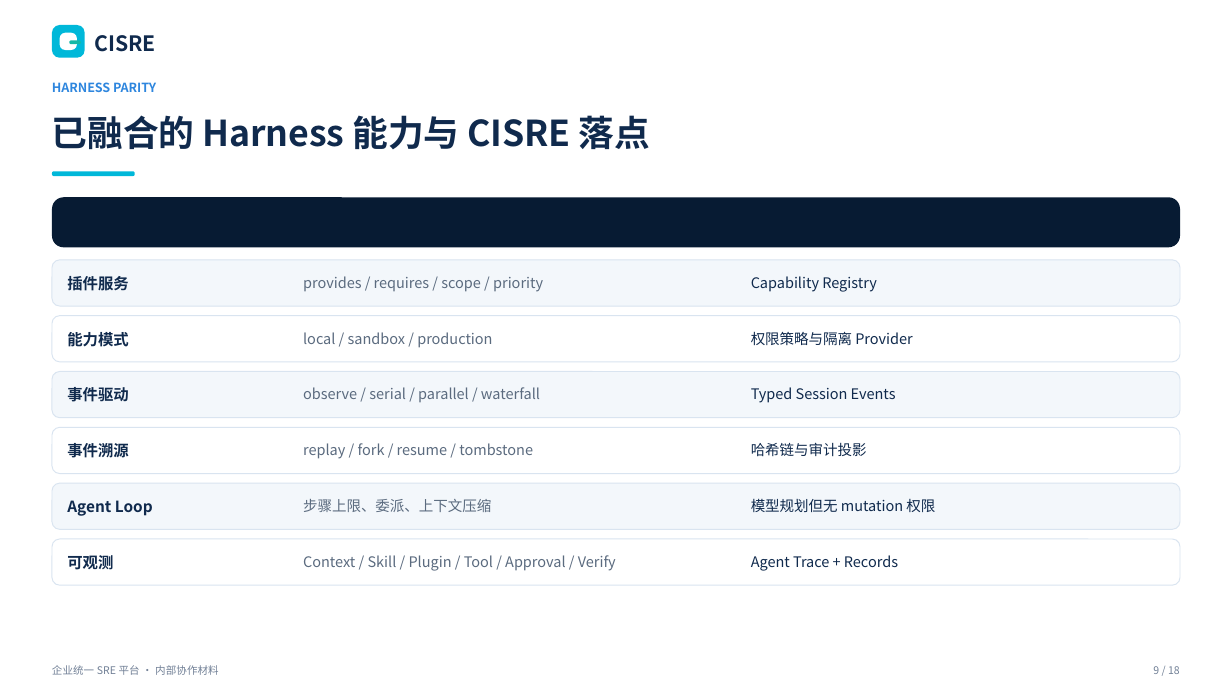
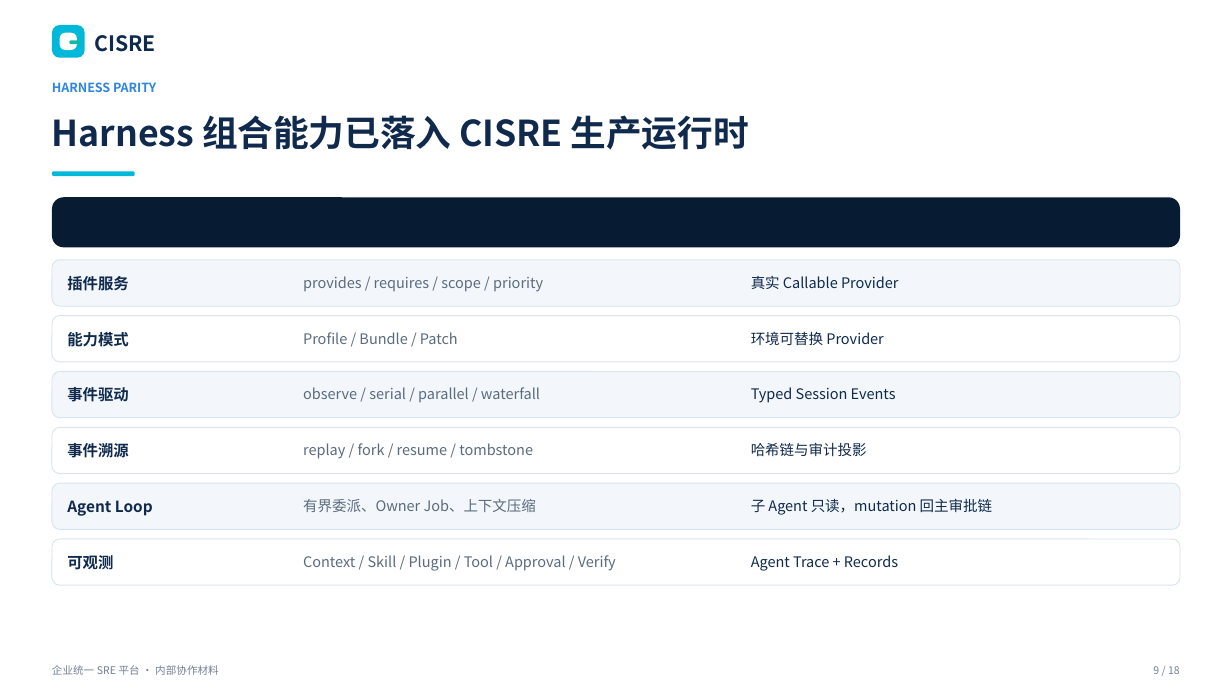
Before and after one commit to William-Lu-stack/Flawless, a slide deck: slide 9 of docs/CISRE_ENTERPRISE_OPS_PLATFORM.pptx. Drawn at 1232x693 pixels with LibreOffice and Linux fonts; fonts in the diff are those of the drawing. Boxes give left, top, right and bottom in pixels: in the first picture for what was removed or moved away, otherwise in the second. Text is boxed around its words. In the diff, an @@ line names an element or a change of style, - is before the commit and + after.

Commit message:
feat(platform): release CISRE 5.6.0 plugin harness

```diff
--- a/docs/CISRE_ENTERPRISE_OPS_PLATFORM.pptx
+++ b/docs/CISRE_ENTERPRISE_OPS_PLATFORM.pptx
@@ text at <box>52,115,749,150</box>: text changed @@
-已融合的 Harness 能力与 CISRE 落点
+Harness 组合能力已落入 CISRE 生产运行时
@@ text at <box>751,276,899,289</box>: text changed @@
-Capability Registry
+真实 Callable Provider
@@ text at <box>303,332,458,344</box>: text changed @@
-local / sandbox / production
+Profile / Bundle / Patch
@@ text at <box>751,332,883,345</box>: text changed @@
-权限策略与隔离 Provider
+环境可替换 Provider
@@ text at <box>303,499,536,512</box>: text changed @@
-步骤上限、委派、上下文压缩
+有界委派、Owner Job、上下文压缩
@@ text at <box>751,498,992,515</box>: text changed @@
-模型规划但无 mutation 权限
+子 Agent 只读，mutation 回主审批链
```
Also in this commit, not shown: 12 other slides changed, 35 other files.
